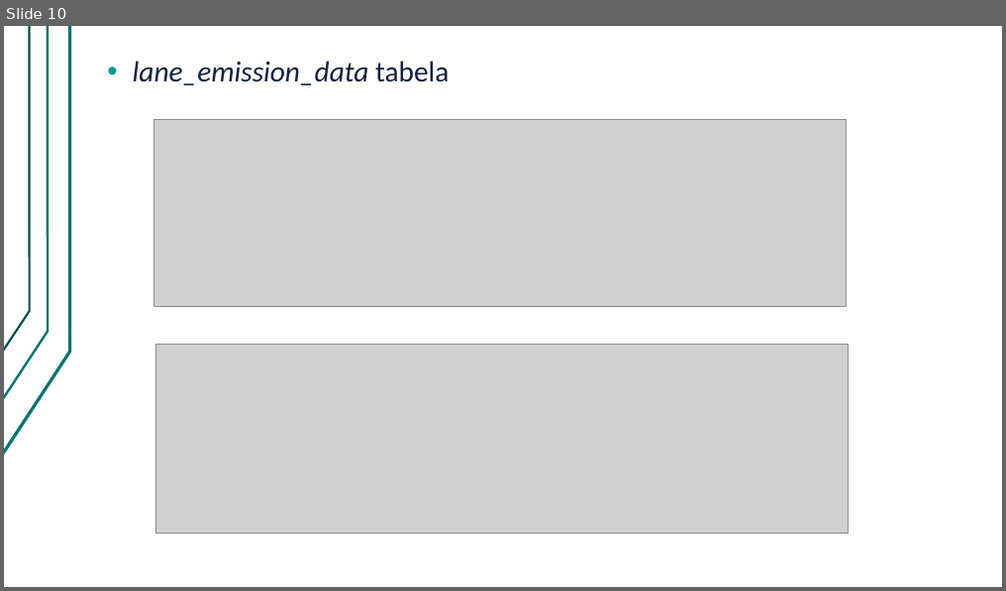
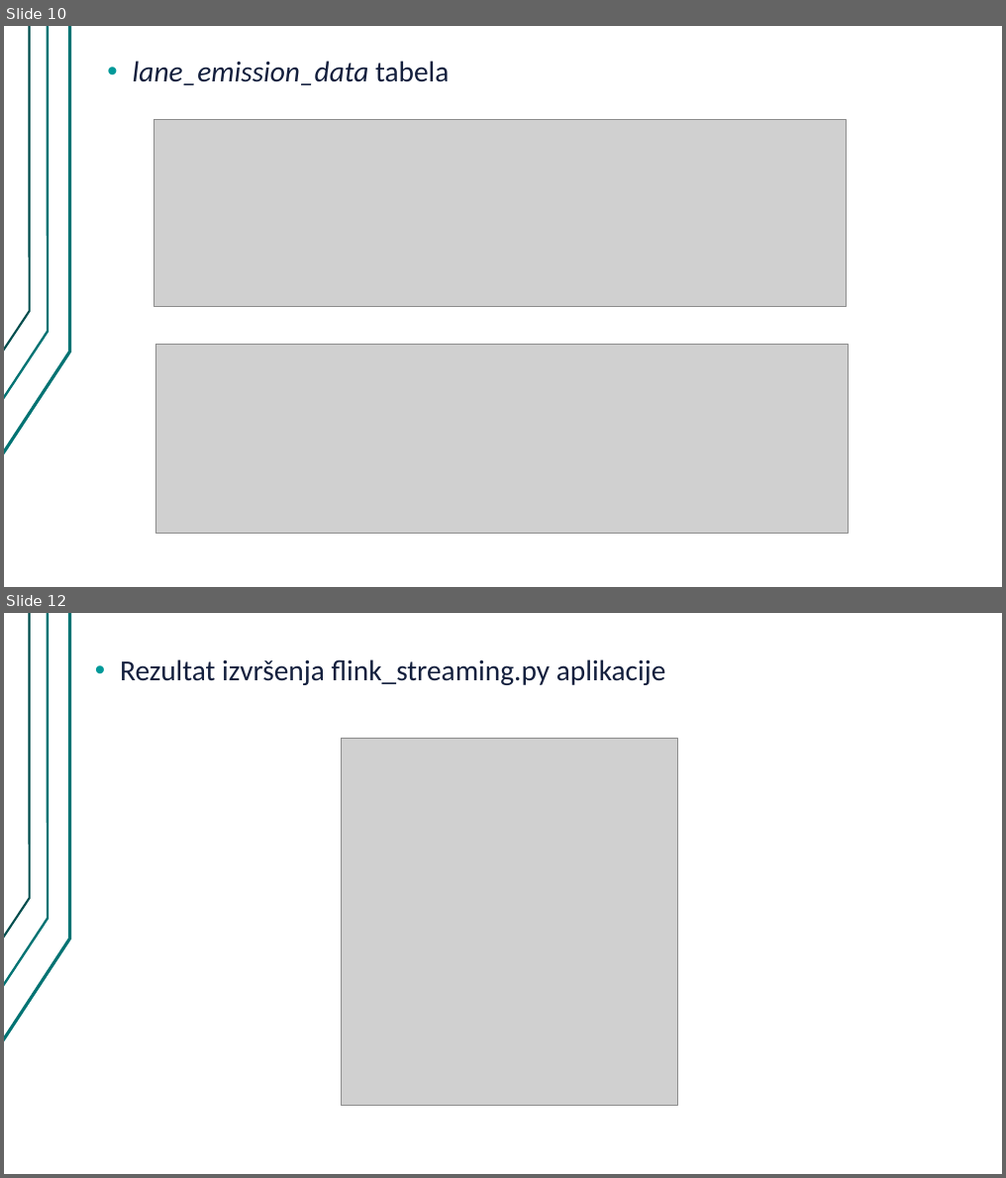
Before and after one commit to kacamarinovic/BDS_Project2, a slide deck: BDS_Project2_prezentacija.pptx. Shown one above the other, each under a label of ours: slide 10 before the commit, slides 10 and 12 after it; the slides between them are not shown. The pictures are 1006x591 and 1006x1178 pixels, drawn with LibreOffice and Linux fonts; fonts in the diff are those of the drawing; grey boxes stand for pictures. Boxes give left, top, right and bottom in pixels: in the first picture for what was removed or moved away, otherwise in the second. Text is boxed around its words. In the diff, an @@ line names an element or a change of style, - is before the commit and + after.

Commit message:
flink

```diff
--- a/BDS_Project2_prezentacija.pptx
+++ b/BDS_Project2_prezentacija.pptx
@@ slide 12 added at [4,613,1002,1174], background #FFFFFF; not listed: 3 template elements that a slide beside it also shows @@
@@ text added at [120,660,666,685], 28 pt, text #131F3E @@
+• Rezultat izvršenja flink_streaming.py aplikacije
@@ picture added at [341,738,678,1106] @@
```
Also in this commit, not shown: 2 slides changed, 1 other slide added, 3 other files.
